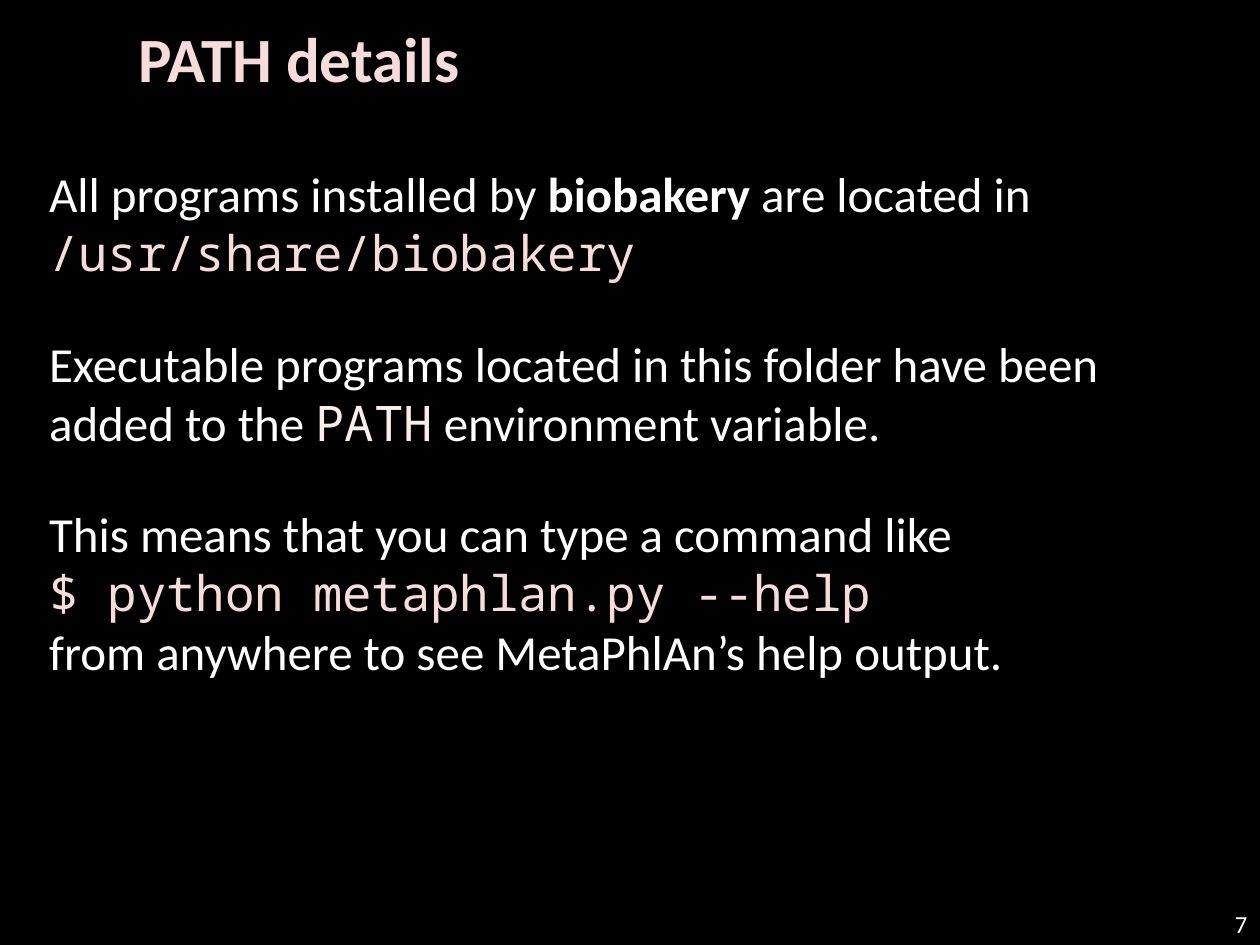
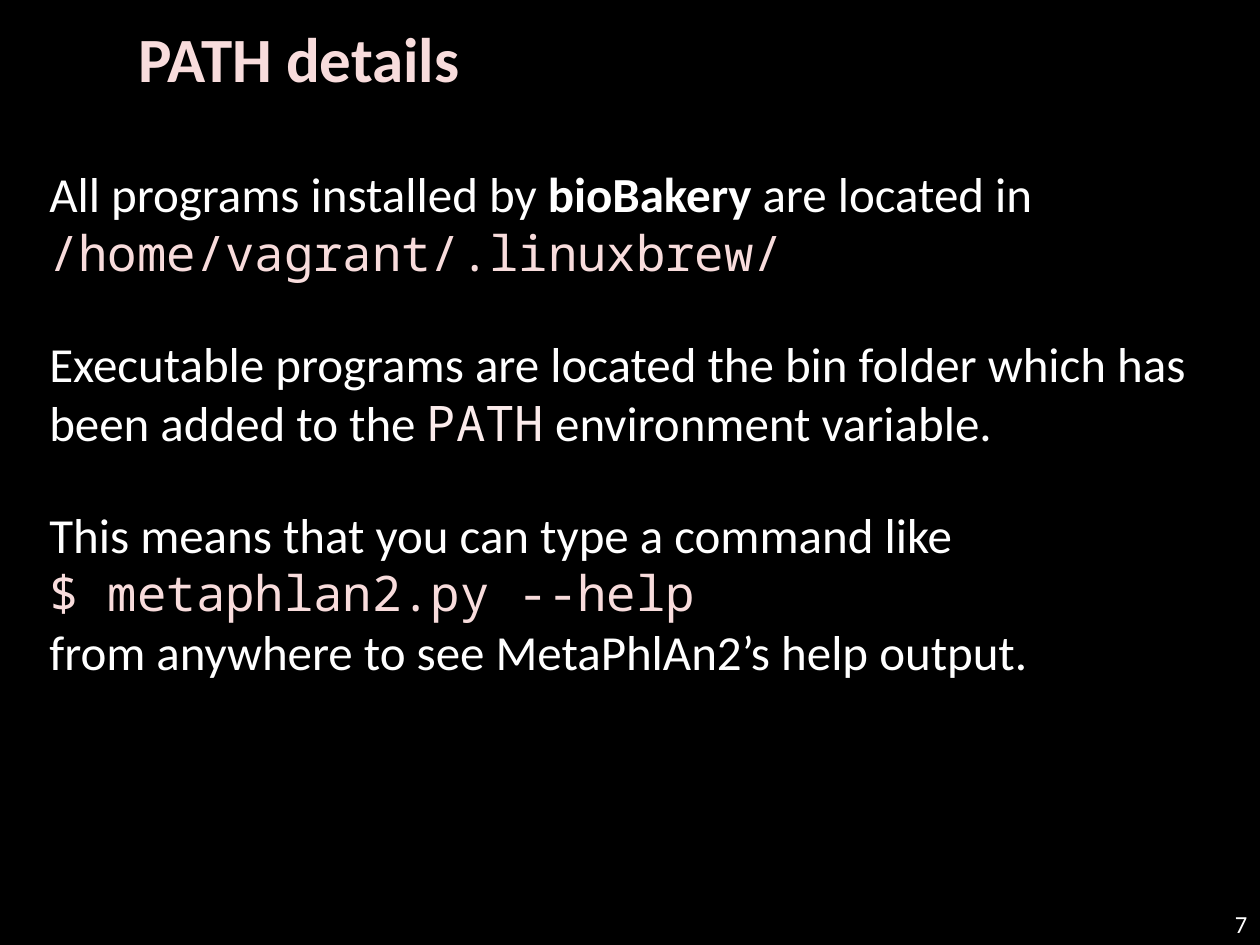
Before and after one commit to biobakery/biobakery, a slide deck: slide 7 of vagrant/biobakery-gui/WELCOME.pptx. Drawn at 1260x945 pixels with LibreOffice and Linux fonts; fonts in the diff are those of the drawing; background and template pictures are left out. Boxes give left, top, right and bottom in pixels: in the first picture for what was removed or moved away, otherwise in the second. Text is boxed around its words. In the diff, an @@ line names an element or a change of style, - is before the commit and + after.

```diff
--- a/vagrant/biobakery-gui/WELCOME.pptx
+++ b/vagrant/biobakery-gui/WELCOME.pptx
@@ text at [49,177,1185,678]: text changed @@
-All programs installed by biobakery are located in
-/usr/share/biobakery
-Executable programs located in this folder have been added to the PATH environment variable.
-This means that you can type a command like
-$ python metaphlan.py --help
-from anywhere to see MetaPhlAn’s help output.
+All programs installed by bioBakery are located in
+/home/vagrant/.linuxbrew/
+Executable programs are located the bin folder which has been added to the PATH environment variable.
+This means that you can type a command like
+$ metaphlan2.py --help
+from anywhere to see MetaPhlAn2’s help output.
```
Also in this commit, not shown: 9 other slides changed, 1 other file.
